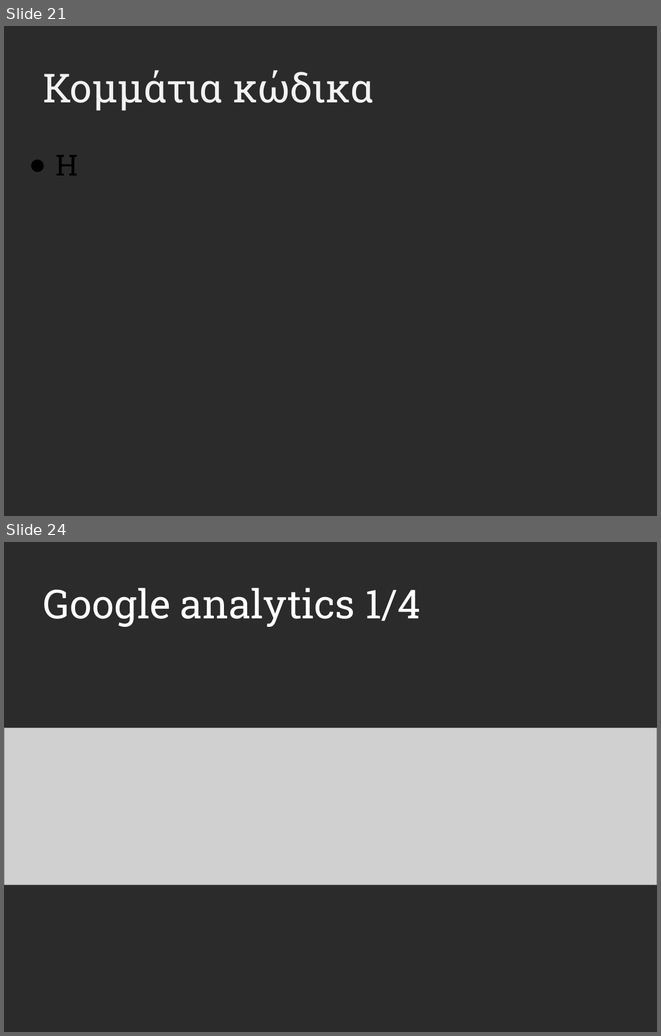
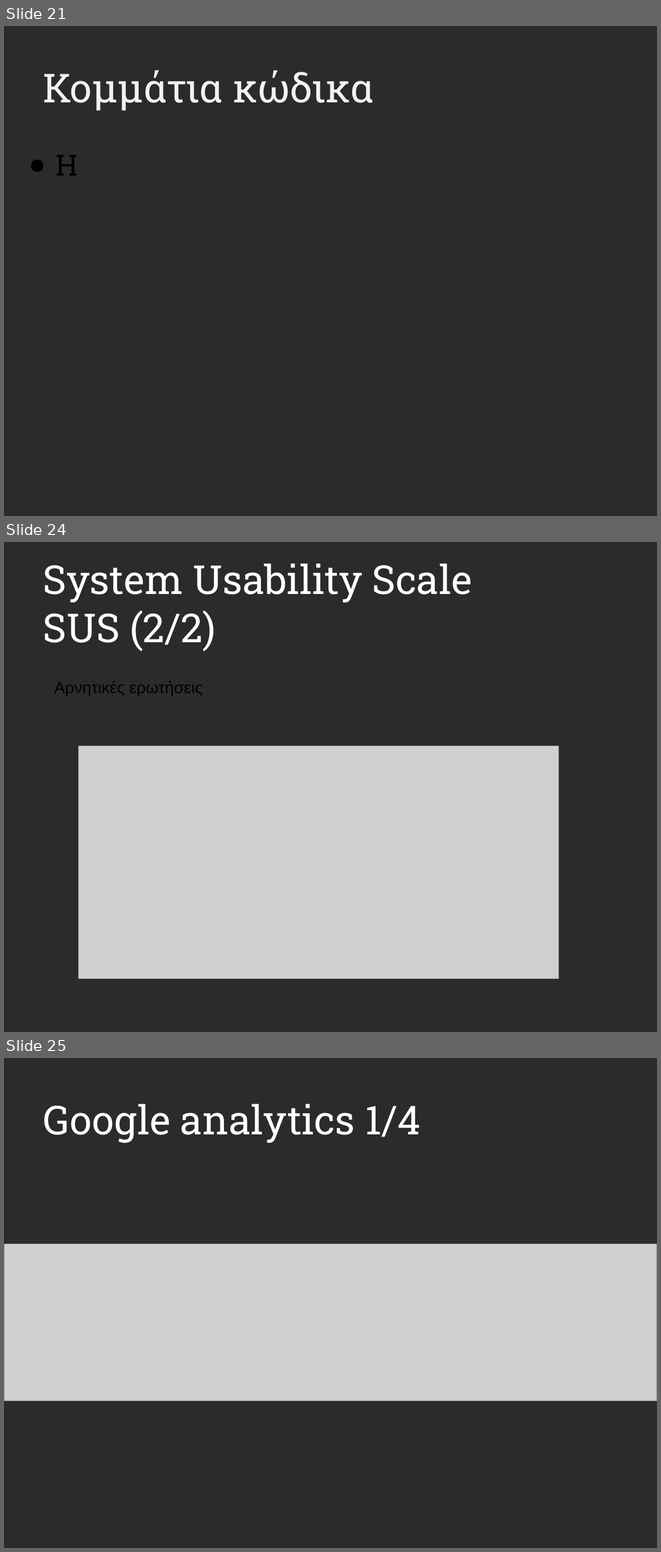
Before and after one commit to terminal0gr/WebApriori, a slide deck: Tasks/M102.pptx. Shown one above the other, each under a label of ours: slides 21 and 24 before the commit, slides 21, 24 and 25 after it; the slides between them are not shown. The pictures are 661x1036 and 661x1552 pixels, drawn with LibreOffice and Linux fonts; fonts in the diff are those of the drawing; grey boxes stand for pictures; background and template pictures are left out; a plain dark background stands for a picture behind light text. Boxes give left, top, right and bottom in pixels: in the first picture for what was removed or moved away, otherwise in the second. Text is boxed around its words. In the diff, an @@ line names an element or a change of style, - is before the commit and + after.

```diff
--- a/Tasks/M102.pptx
+++ b/Tasks/M102.pptx
@@ slide 24 added at [4, 542, 657, 1032], background picture (left out) @@
@@ title added at [43, 563, 473, 651], 44 pt, text #FFFFFF @@
+System Usability Scale
+SUS (2/2)
@@ text added at [54, 681, 203, 696], 18 pt, text #000000 @@
+Αρνητικές ερωτήσεις
@@ picture added at [78, 746, 558, 979] @@
@@ what was slide 24 is now slide 25 @@
```
Also in this commit, not shown: 1 slide changed, 1 other slide added, 1 slide removed, 1 other file.
